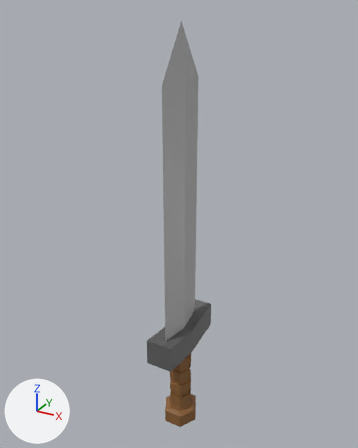
What one commit did to the Blender file Assets/_Assets/PrefabsVisual/FinalProduct/IronSword.blend.
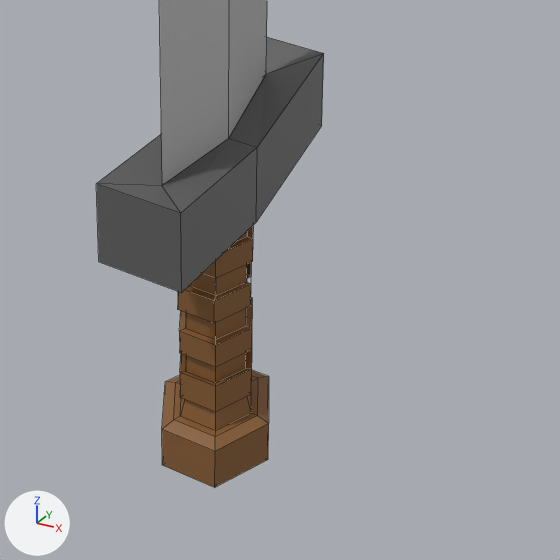
Each version appears first whole from a 50 mm lens placed at (0.34, -0.624, 0.69), pointed at (-0.011, 0.016, 0.37), and next in a close-up on the part from 33% to 78% of the width and 64% to 100% of the height. The lights are fixed; the arrows at lower left show +X, +Y and +Z. The close-ups show mesh edges as thin lines.

Names of what the first close-up shows: 'Blade', 'Guard', 'Handle.001'.
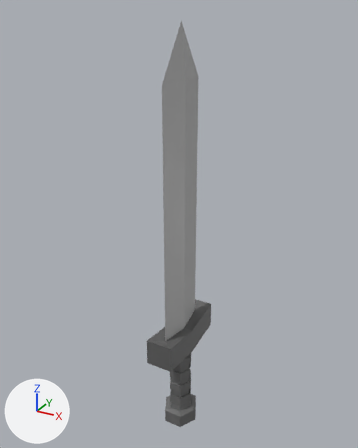
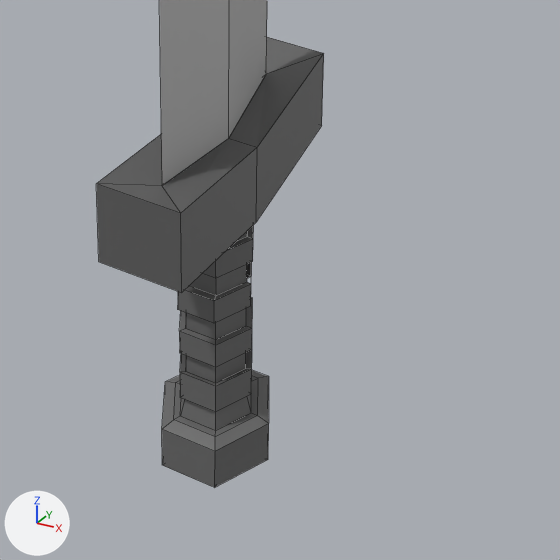
What differs and where, as boxes (x1, y1, x2, y2) in the close-ups (560 x 560 px):
'Handle.001', recoloured (brown to grey): (162, 226, 269, 488) in both

The change in detail:
Material 'Material.001' (mat_material_001) changes colour from brown #8a5f35 to dark grey #6a6a6a; in linear values from (0.253, 0.115, 0.0354) to (0.144, 0.144, 0.144).
